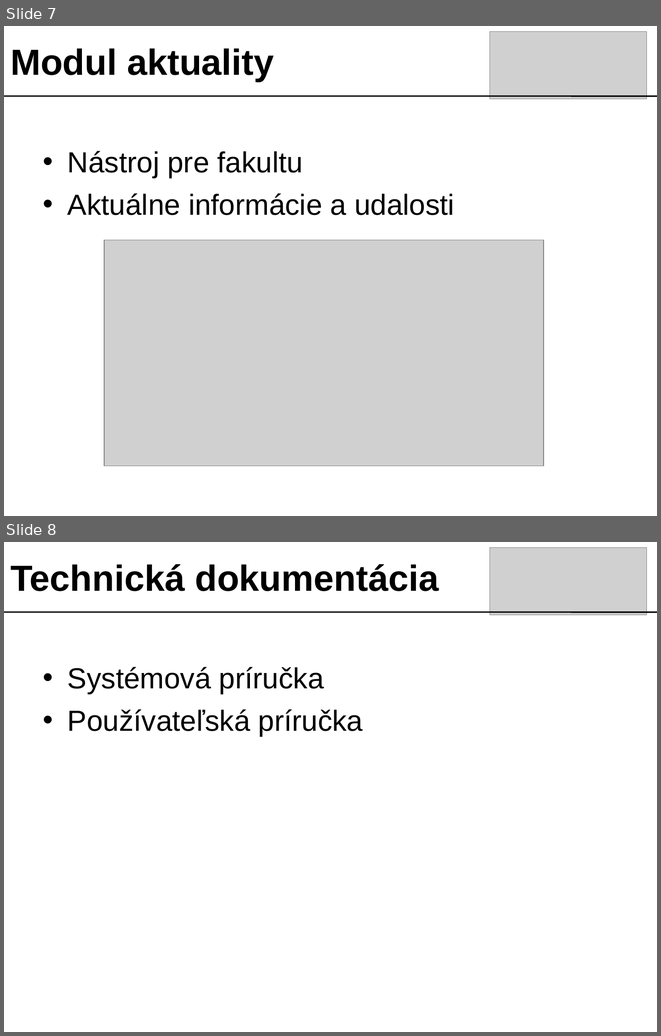
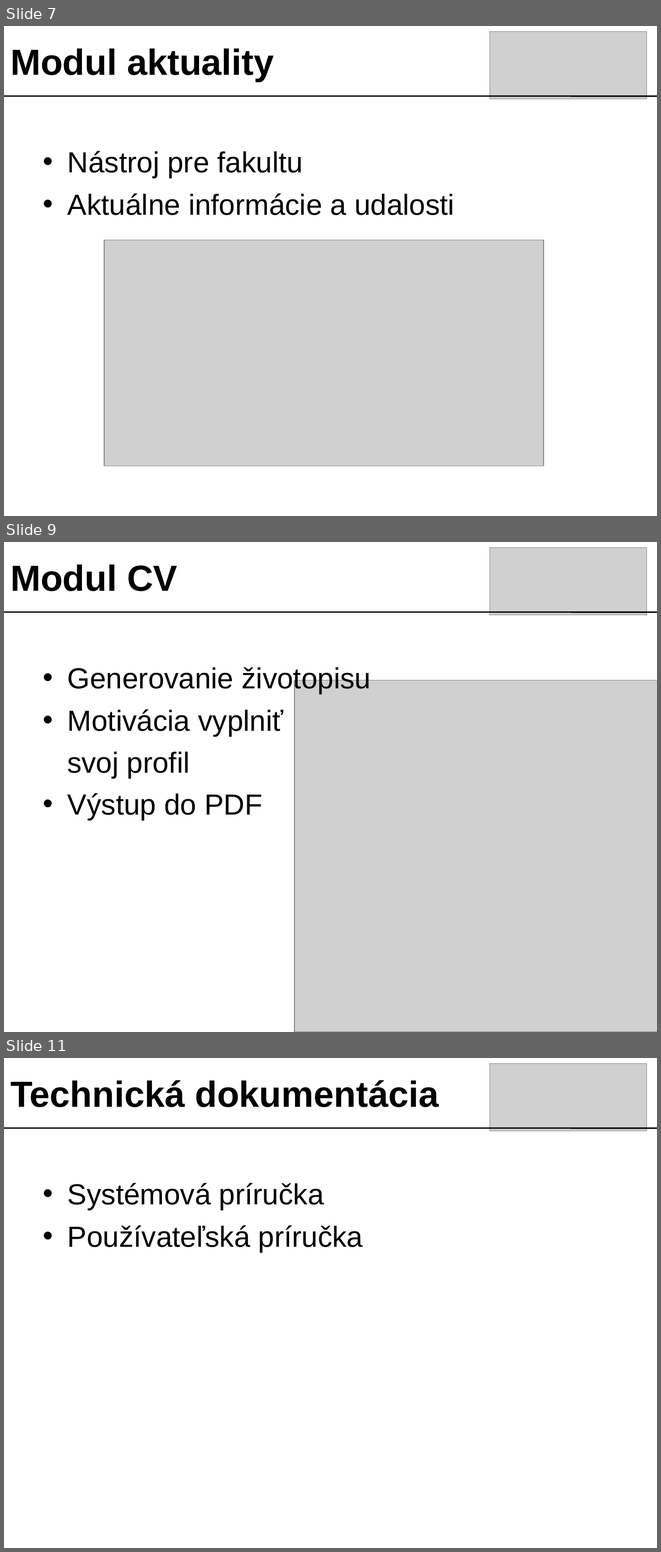
Before and after one commit to googlecode-mirror/timovy2007, a slide deck: doc/prezentacia/tech_presentation.ppt. Shown one above the other, each under a label of ours: slides 7 and 8 before the commit, slides 7, 9 and 11 after it; the slides between them are not shown. The pictures are 661x1036 and 661x1552 pixels, drawn with LibreOffice and Linux fonts; fonts in the diff are those of the drawing; grey boxes stand for pictures. Boxes give left, top, right and bottom in pixels: in the first picture for what was removed or moved away, otherwise in the second. Text is boxed around its words. In the diff, an @@ line names an element or a change of style, - is before the commit and + after.

```diff
--- a/doc/prezentacia/tech_presentation.ppt
+++ b/doc/prezentacia/tech_presentation.ppt
@@ slide 9 added at bbox=[4, 542, 657, 1032], background #FFFFFF @@
@@ picture added at bbox=[490, 548, 646, 615] @@
@@ text added at bbox=[10, 564, 177, 591], 40 pt, text #000000, bold @@
+Modul CV
@@ line added from (4, 612) to (657, 612), #000000 1.5 pt @@
@@ text added at bbox=[67, 667, 371, 820], 32 pt, text #000000 @@
+• Generovanie životopisu
+• Motivácia vyplniť
+svoj profil
+• Výstup do PDF
@@ picture added at bbox=[294, 680, 657, 1032] @@
@@ what was slide 8 is now slide 11 @@
```
Also in this commit, not shown: 3 other slides added, 1 slide removed.
